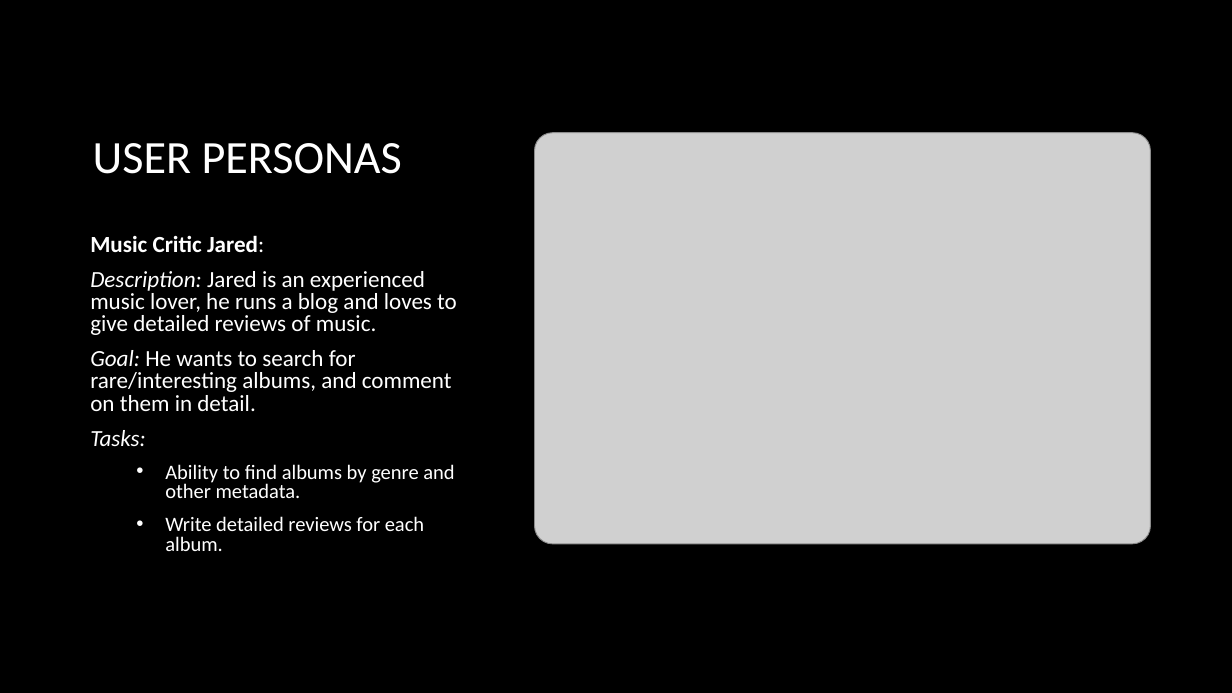
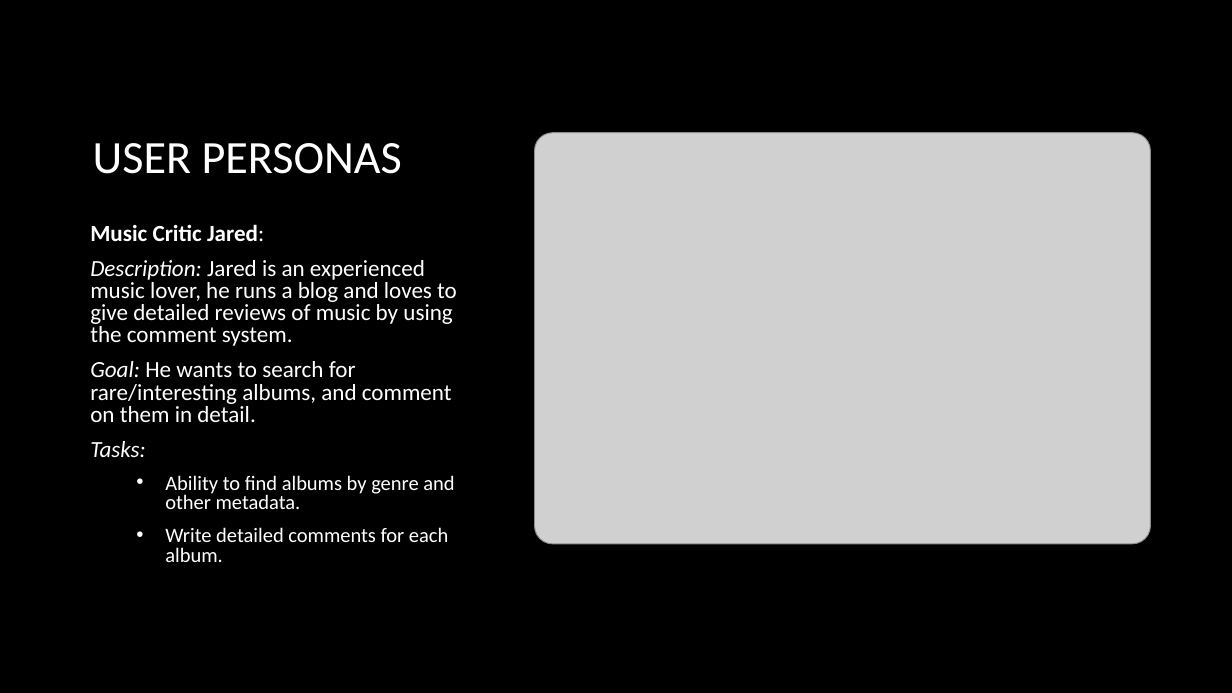
Before and after one commit to MalachyMcGinnity/WAD2GroupProject, a slide deck: slide 5 of WAD2 Group Project Design Spec.pptx. Drawn at 1232x693 pixels with LibreOffice and Linux fonts; fonts in the diff are those of the drawing; grey boxes stand for pictures; background and template pictures are left out. Boxes give left, top, right and bottom in pixels: in the first picture for what was removed or moved away, otherwise in the second. Text is boxed around its words. In the diff, an @@ line names an element or a change of style, - is before the commit and + after.

```diff
--- a/WAD2 Group Project Design Spec.pptx
+++ b/WAD2 Group Project Design Spec.pptx
@@ text at bbox=[90, 260, 457, 346]: text changed @@
-Description: Jared is an experienced music lover, he runs a blog and loves to give detailed reviews of music.
+Description: Jared is an experienced music lover, he runs a blog and loves to give detailed reviews of music by using the comment system.
@@ text at bbox=[165, 527, 448, 562]: text changed @@
-  • Write detailed reviews for each album.
+  • Write detailed comments for each album.
```
Also in this commit, not shown: 4 other slides changed.
